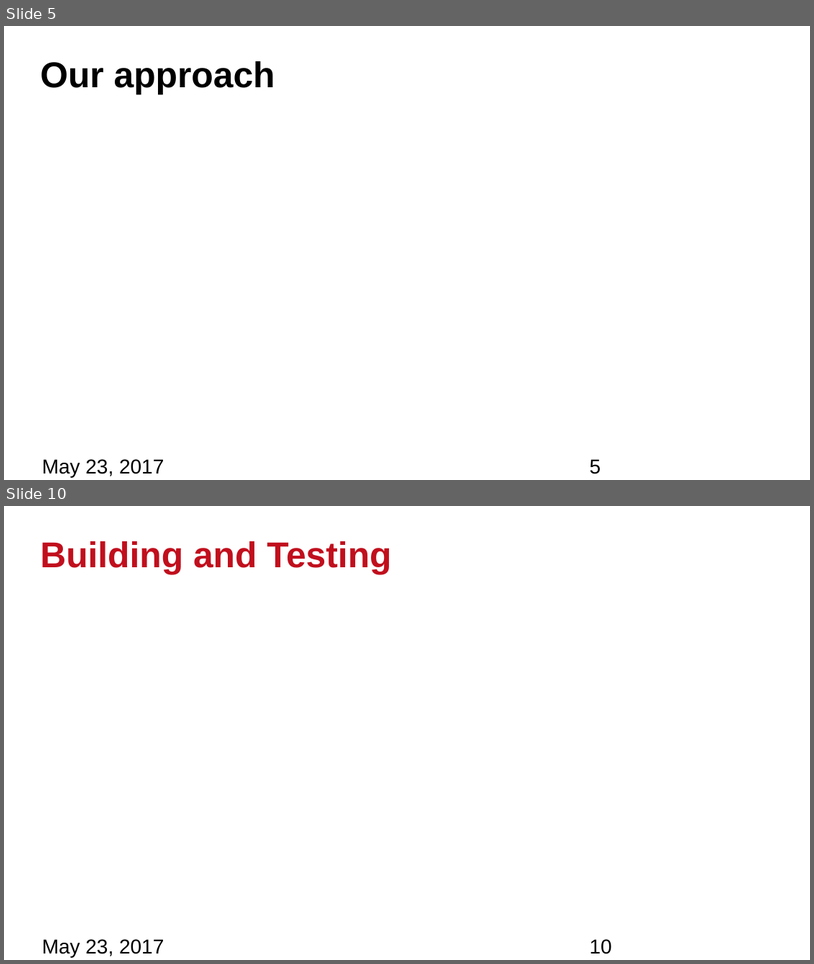
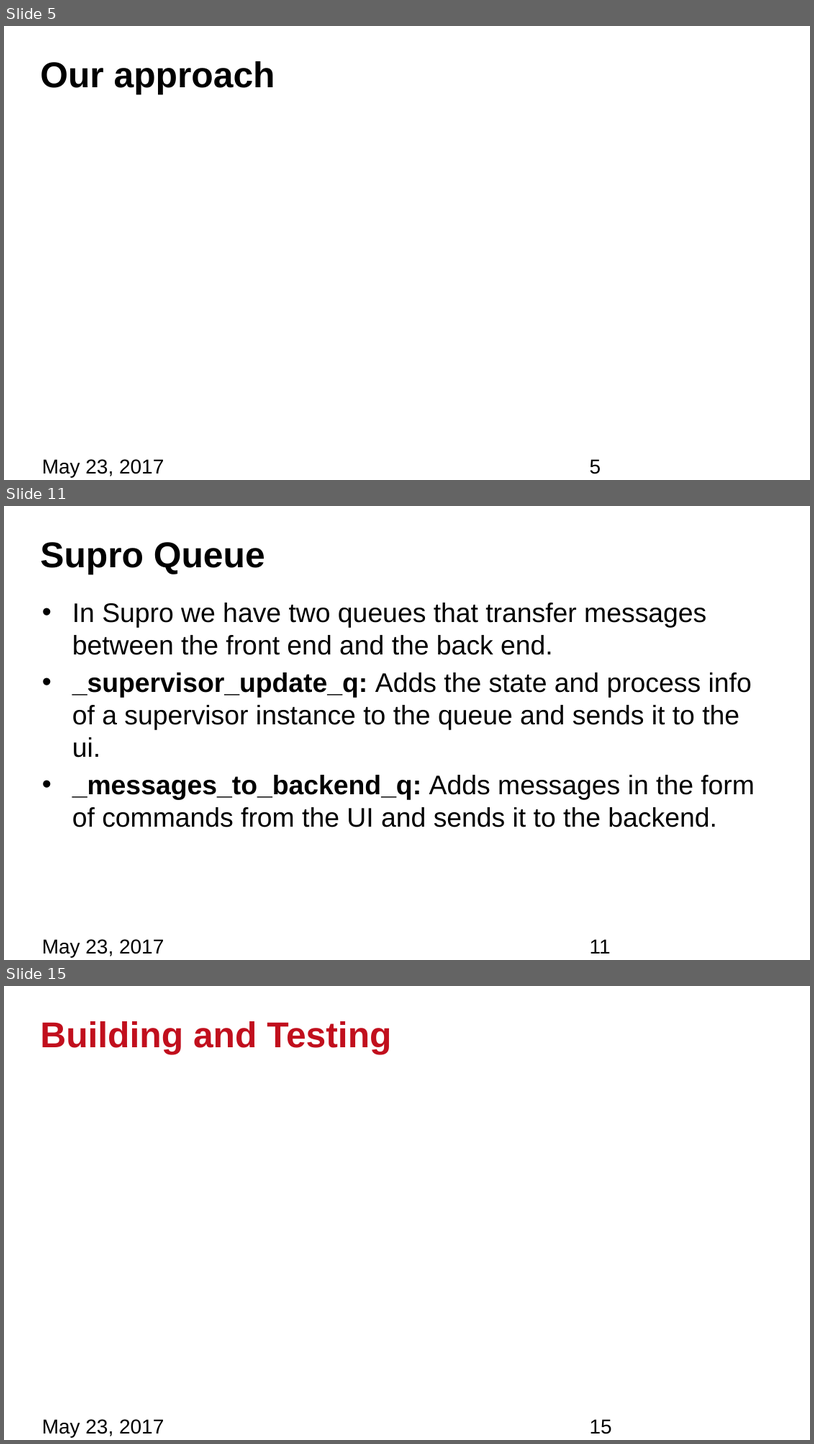
Before and after one commit to bhoang8855/JPL--FInal-Presentation, a slide deck: JPLFinalPresentation.pptx. Shown one above the other, each under a label of ours: slides 5 and 10 before the commit, slides 5, 11 and 15 after it; the slides between them are not shown. The pictures are 814x964 and 814x1444 pixels, drawn with LibreOffice and Linux fonts; fonts in the diff are those of the drawing; background and template pictures are left out. Boxes give left, top, right and bottom in pixels: in the first picture for what was removed or moved away, otherwise in the second. Text is boxed around its words. In the diff, an @@ line names an element or a change of style, - is before the commit and + after.

```diff
--- a/JPLFinalPresentation.pptx
+++ b/JPLFinalPresentation.pptx
@@ slide 11 added at [4, 506, 810, 960], background #FFFFFF @@
@@ title added at [40, 542, 265, 574], 32 pt, text #000000, bold @@
+Supro Queue
@@ text added at [72, 602, 755, 827], 24 pt, text #000000 @@
+• In Supro we have two queues that transfer messages between the front end and the back end.
+• _supervisor_update_q: Adds the state and process info of a supervisor instance to the queue and sends it to the ui.
+• _messages_to_backend_q: Adds messages in the form of commands from the UI and sends it to the backend.
@@ text added at [42, 939, 164, 957], 18 pt, text #000000 @@
+May 23, 2017
@@ page number added at [590, 939, 611, 953], 18 pt, text #000000 @@
+11
@@ what was slide 10 is now slide 15 @@
@@ page number at [590, 1419, 612, 1434]: text changed @@
-10
+15
```
Also in this commit, not shown: 5 slides changed, 4 other slides added.
